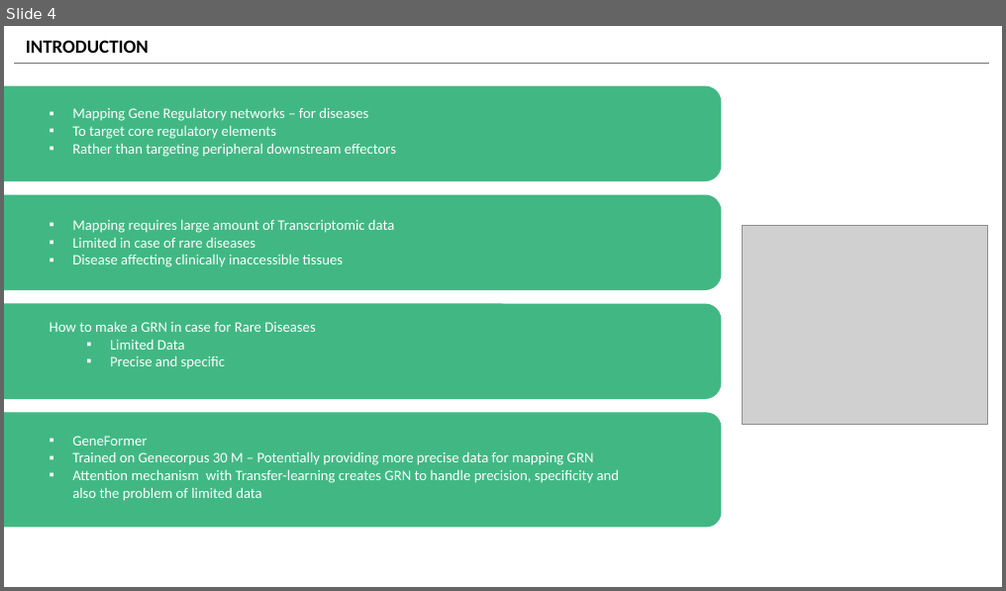
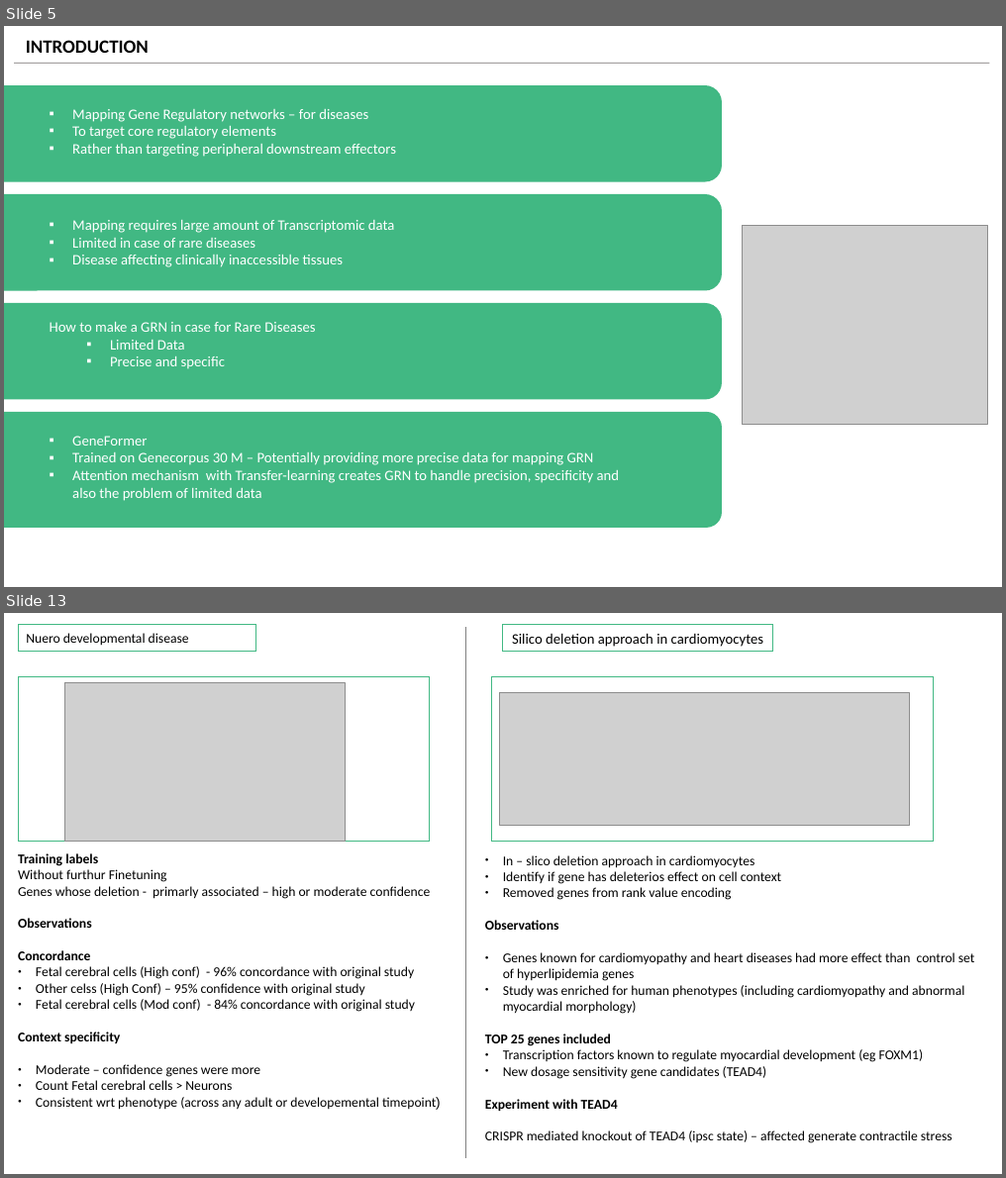
Before and after one commit to v-dev688/presentations, a slide deck: GENEFOREMER.pptx. Shown one above the other, each under a label of ours: slide 4 before the commit, slides 5 and 13 after it; the slides between them are not shown. The pictures are 1006x591 and 1006x1178 pixels, drawn with LibreOffice and Linux fonts; fonts in the diff are those of the drawing; grey boxes stand for pictures. Boxes give left, top, right and bottom in pixels: in the first picture for what was removed or moved away, otherwise in the second. Text is boxed around its words. In the diff, an @@ line names an element or a change of style, - is before the commit and + after.

```diff
--- a/GENEFOREMER.pptx
+++ b/GENEFOREMER.pptx
@@ slide 13 added at (4, 613, 1002, 1174), background #FFFFFF @@
@@ rectangle added at (19, 625, 256, 652), fill #FFFFFF, outline #41B883 0 pt, 13 pt, text #000000 @@
+Nuero developmental disease
@@ line added from (466, 628) to (466, 1158), #808080 0 pt @@
@@ rectangle added at (503, 625, 773, 652), fill #FFFFFF, outline #41B883 0 pt, 14 pt, text #000000 @@
+Silico deletion approach in cardiomyocytes
@@ rectangle added at (19, 677, 430, 842), fill #FFFFFF, outline #41B883 0 pt @@
@@ picture added at (64, 683, 345, 842) @@
@@ rectangle added at (491, 677, 933, 842), fill #FFFFFF, outline #41B883 0 pt @@
@@ picture added at (500, 693, 909, 826) @@
@@ text added at (18, 854, 441, 1110), 13 pt, text #000000 @@
+Training labels
+Without furthur Finetuning
+Genes whose deletion - primarly associated – high or moderate confidence
+Observations
+Concordance
+● Fetal cerebral cells (High conf) - 96% concordance with original study
+● Other celss (High Conf) – 95% confidence with original study
+● Fetal cerebral cells (Mod conf) - 84% concordance with original study
+Context specificity
+● Moderate – confidence genes were more
+● Count Fetal cerebral cells > Neurons
+● Consistent wrt phenotype (across any adult or developemental timepoint)
@@ text added at (485, 856, 975, 1144), 13 pt, text #000000 @@
+● In – slico deletion approach in cardiomyocytes
+● Identify if gene has deleterios effect on cell context
+● Removed genes from rank value encoding
+Observations
+● Genes known for cardiomyopathy and heart diseases had more effect than control set of hyperlipidemia genes
+● Study was enriched for human phenotypes (including cardiomyopathy and abnormal myocardial morphology)
+TOP 25 genes included
+● Transcription factors known to regulate myocardial development (eg FOXM1)
+● New dosage sensitivity gene candidates (TEAD4)
+Experiment with TEAD4
+CRISPR mediated knockout of TEAD4 (ipsc state) – affected generate contractile stress
@@ what was slide 4 is now slide 5 @@
@@ slide 5 changed as well @@
@@ line (14, 63) - (990, 63): stroke #767171 0.5 pt to #767171 0.75 pt @@
@@ outline #41B883 1 pt to #41B883 2 pt; proportions changed in 3 elements at (4, 86, 721, 181), (4, 195, 721, 289), (4, 304, 721, 399) @@
@@ rounded rectangle at (4, 413, 721, 527): outline #41B883 1 pt to #41B883 2 pt @@
@@ text "GeneFormer" rewrapped from (43, 428, 635, 524) to (72, 436, 619, 501) @@
```
Also in this commit, not shown: 6 other slides changed, 11 other slides added, 7 slides removed.
